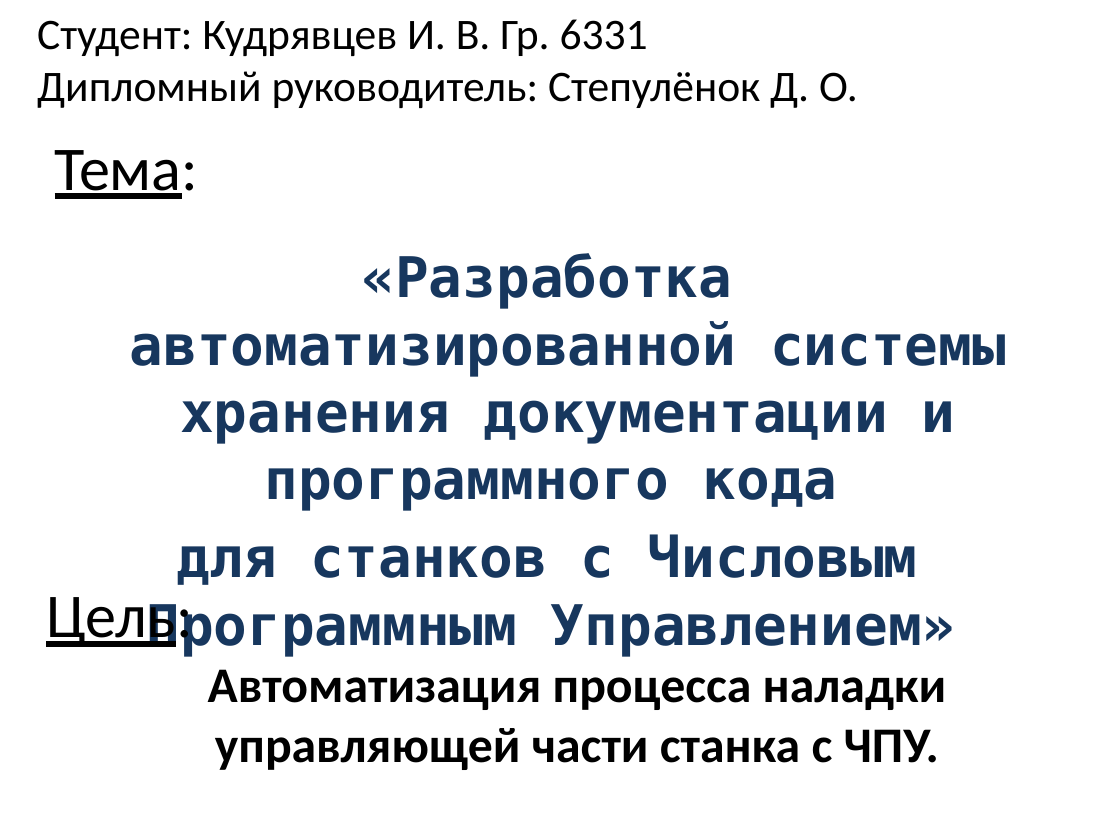
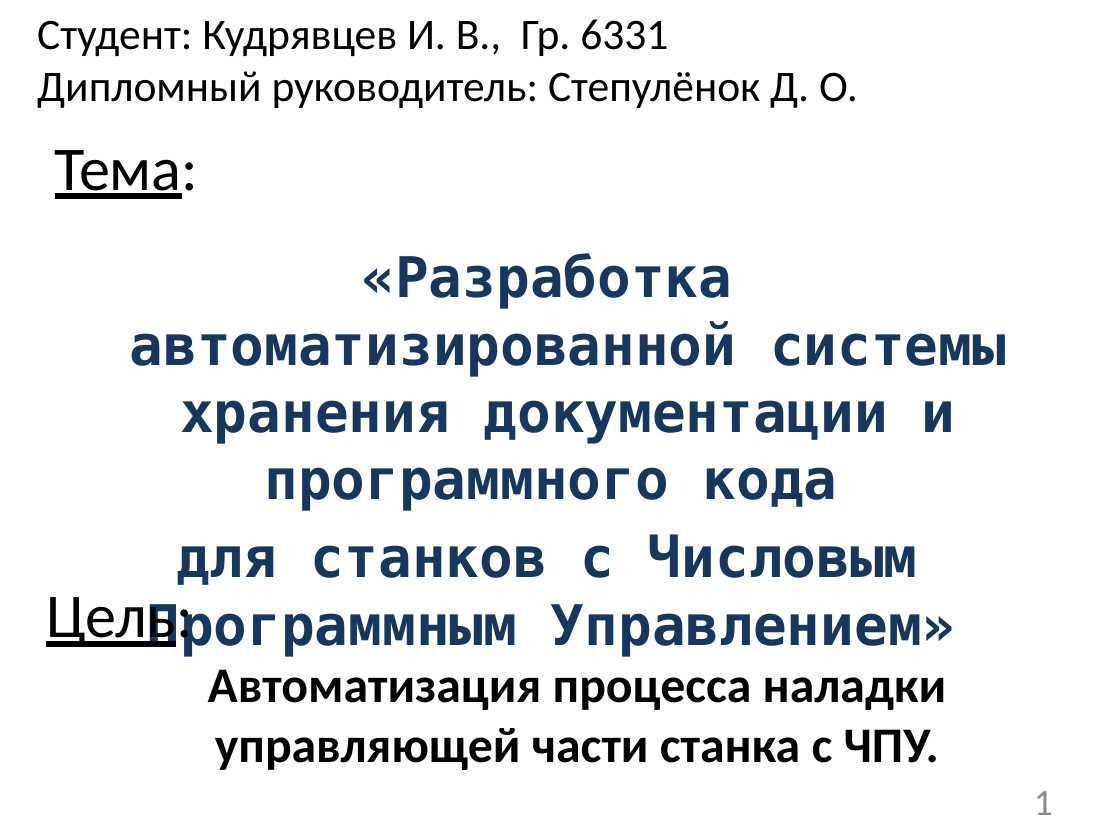
Before and after one commit to stden/diplomx, a slide deck: slide 1 of Кудрявцев Иван Владиславович/Презентация к диплому.pptx. Drawn at 1120x840 pixels with LibreOffice and Linux fonts; fonts in the diff are those of the drawing. Boxes give left, top, right and bottom in pixels: in the first picture for what was removed or moved away, otherwise in the second. Text is boxed around its words. In the diff, an @@ line names an element or a change of style, - is before the commit and + after.

```diff
--- a/Кудрявцев Иван Владиславович/Презентация к диплому.pptx
+++ b/Кудрявцев Иван Владиславович/Презентация к диплому.pptx
@@ text at [37,19,668,56]: text changed @@
-Студент: Кудрявцев И. В. Гр. 6331
+Студент: Кудрявцев И. В., Гр. 6331
@@ page number added at [1034,791,1053,815], 24 pt, text #8C8C8C @@
+1
```
Also in this commit, not shown: 15 other slides changed, 3 slides added, 2 other files.
